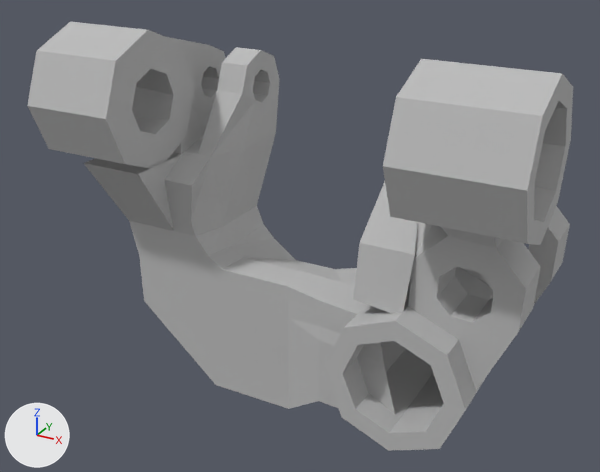
Two versions of the glTF model atlas/meshes/l_lglut.gltf, one commit apart.
Rendered twice from a 50 mm camera at (0.1197, -0.1877, 0.0611) aimed at (0.008, 0.0154, -0.0404). Arrows for +X, +Y and +Z are at lower left; the lights stay in place.

In view in the first picture: 'Node'.
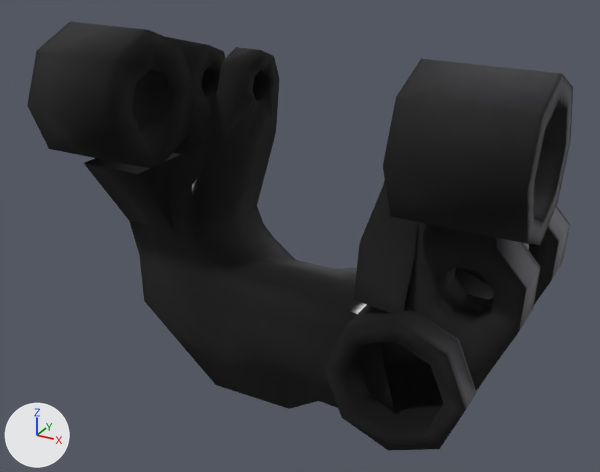
Boxes [x1, y1, x2, y2] around the edits, measured in the pictures (600 x 472 px):
'Node', recoloured (grey to black): [27, 22, 573, 451] in both

The change, as a diff of the scene's bpy script:
```diff
--- a/atlas/meshes/l_lglut.gltf.py
+++ b/atlas/meshes/l_lglut.gltf.py
@@ img_extremities_diffuse_unplugged_mit @@
+img_extremities_diffuse_unplugged_mit = load_image('extremities_diffuse_unplugged_mit', 'extremities_diffuse_unplugged_mit.jpg', 2048, 2048, 'sRGB')
@@ mat_drc_extremities_diffuse @@
+mat_drc_extremities_diffuse = principled_material('drc_extremities_diffuse')
+mat_drc_extremities_diffuse.texture = img_extremities_diffuse_unplugged_mit
+mat_drc_extremities_diffuse.roughness = 0.998
@@ me_node_mesh @@
 me_node_mesh.from_pydata(...)  # 446 vertices, 847 faces; spans x -0.0616..0.0823, y -0.0204..0.0558, z -0.0973..0.0202
-me_node_mesh.materials.append(mat_default)  # grey #bcbcbc
+me_node_mesh.materials.append(mat_drc_extremities_diffuse)  # picture img_extremities_diffuse_unplugged_mit
```
